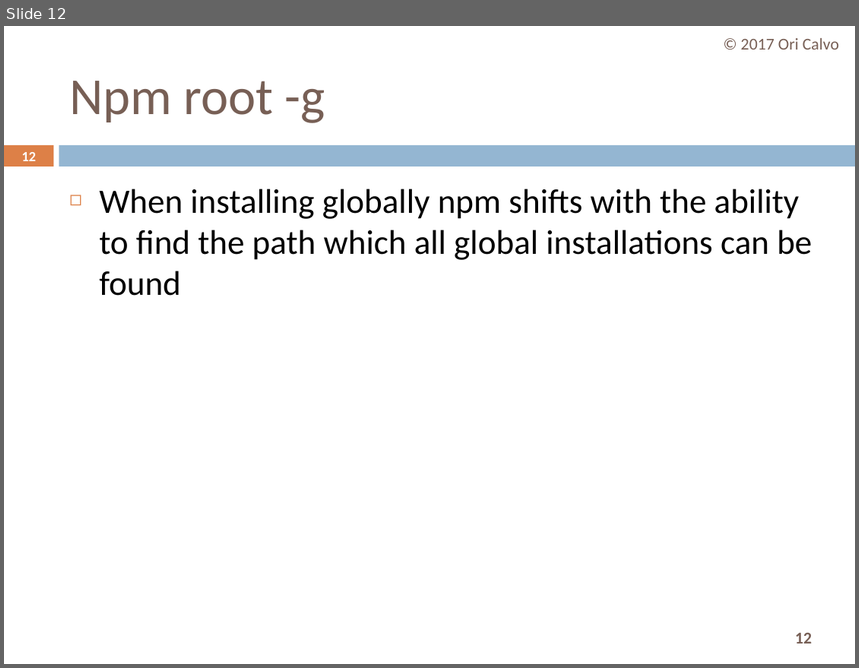
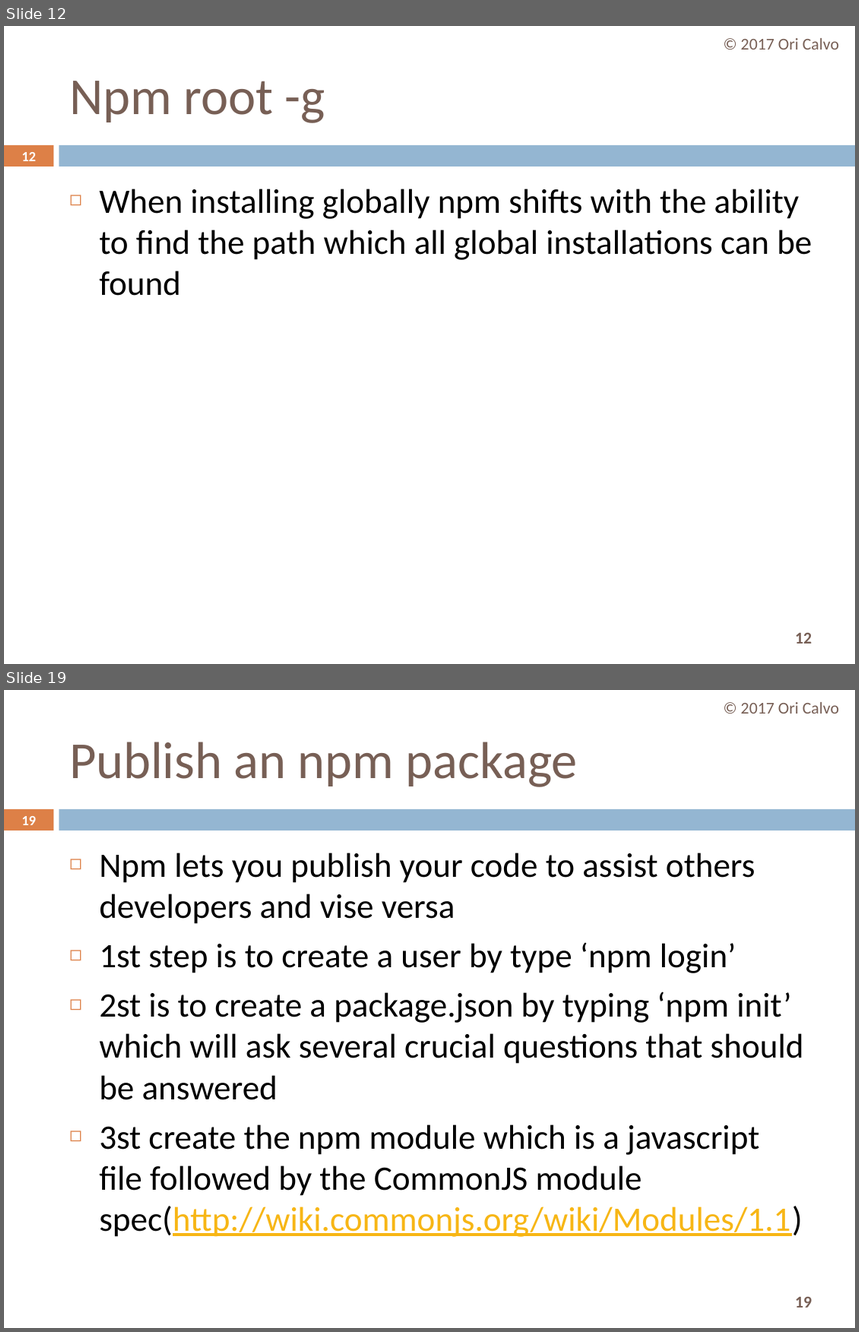
Before and after one commit to oricalvo/course-angular, a slide deck: PPTs/npm.pptx. Shown one above the other, each under a label of ours: slide 12 before the commit, slides 12 and 19 after it; the slides between them are not shown. The pictures are 859x668 and 859x1332 pixels, drawn with LibreOffice and Linux fonts; fonts in the diff are those of the drawing. Boxes give left, top, right and bottom in pixels: in the first picture for what was removed or moved away, otherwise in the second. Text is boxed around its words. In the diff, an @@ line names an element or a change of style, - is before the commit and + after.

```diff
--- a/PPTs/npm.pptx
+++ b/PPTs/npm.pptx
@@ slide 19 added at [4, 690, 855, 1328], background #FFFFFF; not listed: 3 template elements that a slide beside it also shows @@
@@ text added at [741, 702, 839, 714], 14 pt, text #775F55 @@
+© 2017 Ori Calvo
@@ title added at [69, 742, 578, 787], 44 pt, text #775F55 @@
+Publish an npm package
@@ page number added at [21, 816, 36, 825], 11.9 pt, text #FFFFFF, bold @@
+19
@@ text added at [99, 853, 804, 1237], 29 pt, text #000000 @@
+◻ Npm lets you publish your code to assist others developers and vise versa
+◻ 1st step is to create a user by type ‘npm login’
+◻ 2st is to create a package.json by typing ‘npm init’ which will ask several crucial questions that should be answered
+◻ 3st create the npm module which is a javascript file followed by the CommonJS module spec(http://wiki.commonjs.org/wiki/Modules/1.1)
```
Also in this commit, not shown: 5 slides changed, 10 other slides added.
